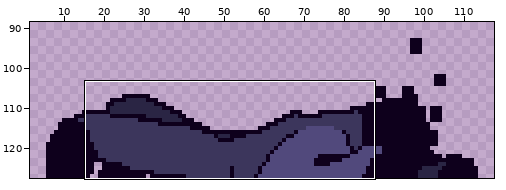
Two versions of one sprite sheet, Sprites/Mr Purple/purple_dead.png. Above, an overview of the earlier version with the close-up marked.
Close-up. First the earlier version:
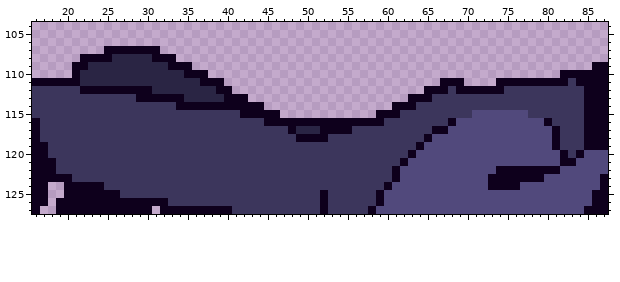
The file is 128x128 pixels. Shown: x 16..87, y 104..127. The wide view leaves out empty margins.
After the commit:
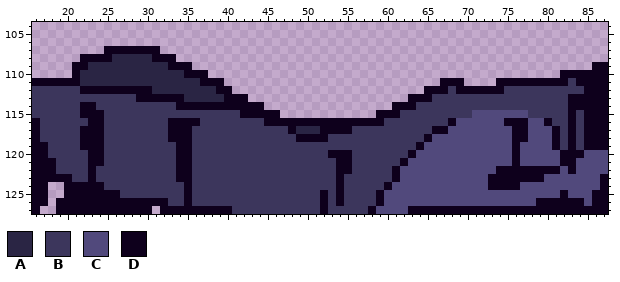
Palette (. is transparent): A #2a2544  B #3c365c  C #51497c  D #0e001c
Change:
Colour B gives way to colour D in row 113 at x 83 to 84; in row 114 at x 22 to 23 and 83 to 84; in row 115 at x 22 to 24 and 83; in row 116 at x 23 to 24, 33 to 36 and 83; in rows 117 to 118 at x 22 to 24, 33 to 35 and 83; in row 119 at x 22 to 24, 34 to 35 and 83.
Colour B gives way to colour D in row 120 at x 23 to 24, 34 to 35, 53 to 55 and 83; in row 121 at x 23 to 24, 34 to 35 and 54 to 55; in row 122 at x 23, 34 to 35 and 54 to 55; in row 123 at x 23, 34 to 35 and 54; in rows 124 to 126 at x 35 and 54.
Colour C gives way to colour D in row 116 at x 75 to 77; in rows 117 to 118 at x 76 to 77; in rows 119 to 121 at x 76; in row 122 at x 83; in row 125 at x 82; in row 126 at x 79 to 84.
Colour C gives way to colour D in row 127 at x 63 to 84.
Changed places in both close-ups, as pixel boxes (x1, y1, x2, y2):
changed: (408, 94, 584, 214)
changed: (80, 102, 104, 182)
changed: (168, 118, 200, 206)
changed: (328, 150, 352, 206)
